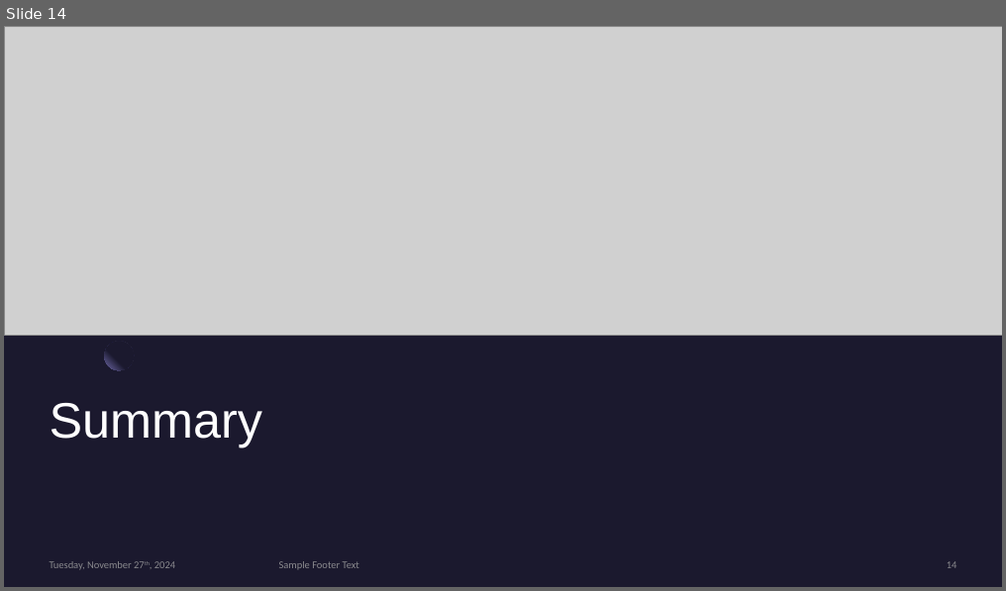
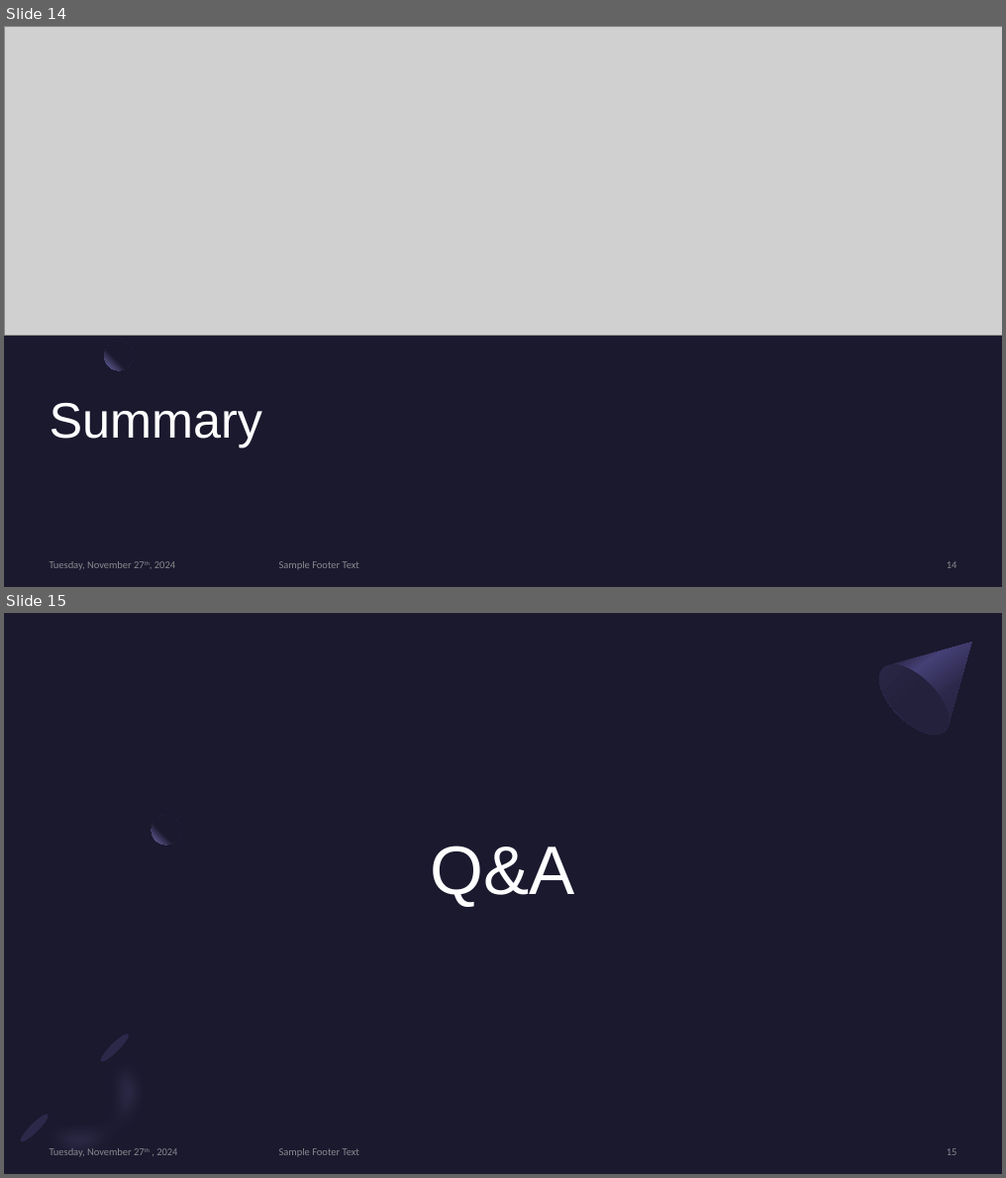
Before and after one commit to Edward-Pratt/2024NovHackathon, a slide deck: res/Smart Budget Presentation.pptx. Shown one above the other, each under a label of ours: slide 14 before the commit, slides 14 and 15 after it. The pictures are 1006x591 and 1006x1178 pixels, drawn with LibreOffice and Linux fonts; fonts in the diff are those of the drawing; grey boxes stand for pictures. Boxes give left, top, right and bottom in pixels: in the first picture for what was removed or moved away, otherwise in the second. Text is boxed around its words. In the diff, an @@ line names an element or a change of style, - is before the commit and + after.

```diff
--- a/res/Smart Budget Presentation.pptx
+++ b/res/Smart Budget Presentation.pptx
@@ slide 15 added at [4, 613, 1002, 1174], background #1B192E @@
@@ freeform shape added at [867, 613, 1002, 747], fill gradient #2C284A to #454075 to #1B192E @@
@@ ellipse added at [867, 653, 960, 747], fill gradient #23213C to #2C284A @@
@@ ellipse added at [152, 815, 180, 845], fill gradient #1B192E to #7771B2 @@
@@ title added at [431, 846, 575, 907], 66 pt, text #FFFFFF @@
+Q&A
@@ freeform shape added at [13, 1026, 183, 1174], fill #7771B2 at 40% opacity @@
@@ ellipse added at [98, 1032, 132, 1065], fill #2C284A @@
@@ ellipse added at [18, 1112, 52, 1145], fill #2C284A @@
@@ text added at [50, 1149, 177, 1157], 10 pt, text #A6A6A6 at 80% opacity @@
+Tuesday, November 27th , 2024
@@ text added at [279, 1149, 359, 1157], 10 pt, text #A6A6A6 at 80% opacity @@
+Sample Footer Text
@@ page number added at [946, 1149, 957, 1156], 10 pt, text #A6A6A6 at 80% opacity @@
+15
```
Also in this commit, not shown: 1 slide changed, 2 other files.
